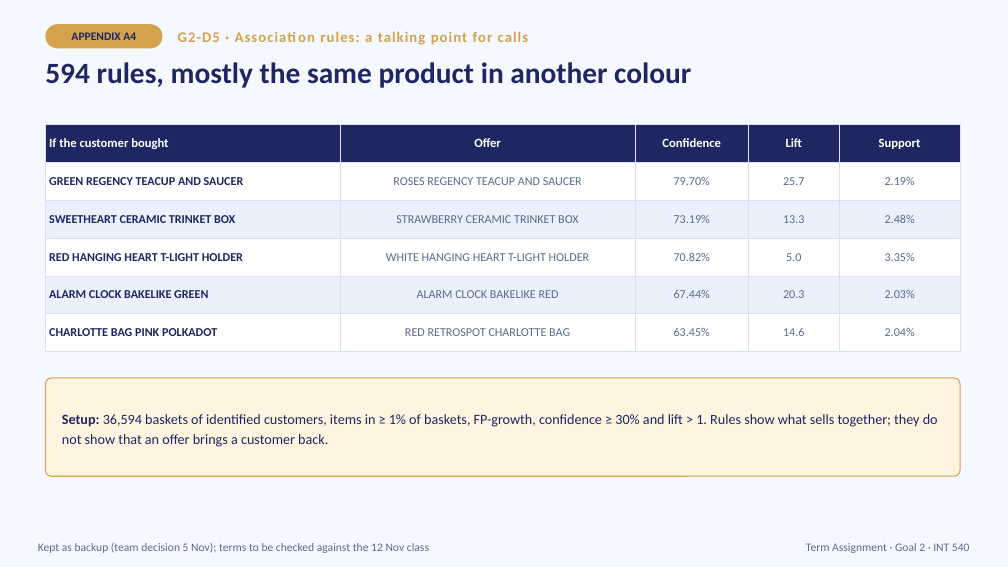
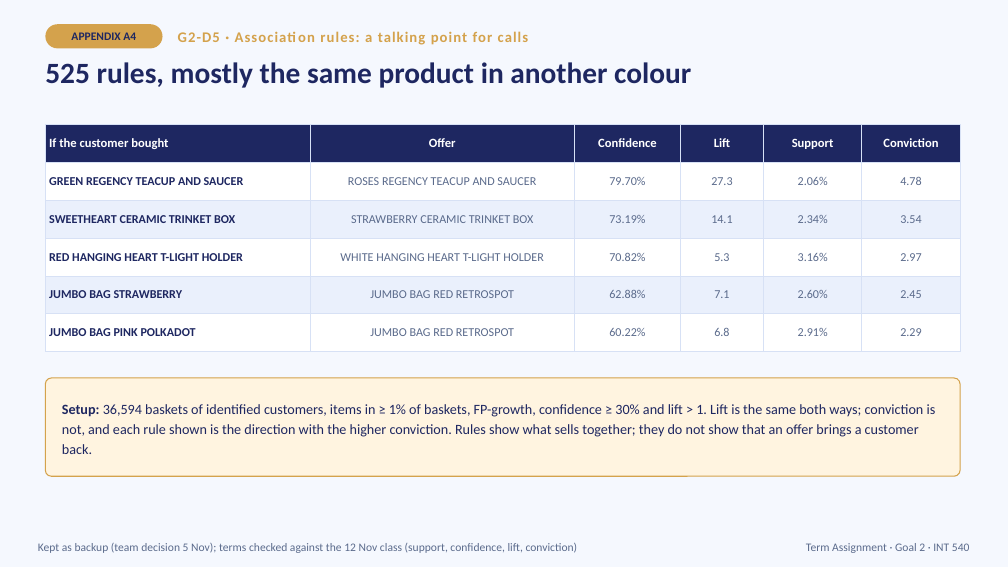
Before and after one commit to porrab/int540-term-assignment, a slide deck: slide 19 of slides/G2-presentation.pptx. Drawn at 1008x567 pixels with LibreOffice and Linux fonts; fonts in the diff are those of the drawing. Boxes give left, top, right and bottom in pixels: in the first picture for what was removed or moved away, otherwise in the second. Text is boxed around its words. In the diff, an @@ line names an element or a change of style, - is before the commit and + after.

```diff
--- a/slides/G2-presentation.pptx
+++ b/slides/G2-presentation.pptx
@@ text at (45,62,691,88): text changed @@
-594 rules, mostly the same product in another colour
+525 rules, mostly the same product in another colour
@@ table at (45,125,960,340) @@
-column 1: If the customer bought | GREEN REGENCY TEACUP AND SAUCER | SWEETHEART CERAMIC TRINKET BOX | RED HANGING HEART T-LIGHT HOLDER | ALARM CLOCK BAKELIKE GREEN | CHARLOTTE BAG PINK POLKADOT
-column 2: Offer | ROSES REGENCY TEACUP AND SAUCER | STRAWBERRY CERAMIC TRINKET BOX | WHITE HANGING HEART T-LIGHT HOLDER | ALARM CLOCK BAKELIKE RED | RED RETROSPOT CHARLOTTE BAG
-column 3: Confidence | 79.70% | 73.19% | 70.82% | 67.44% | 63.45%
-column 4: Lift | 25.7 | 13.3 | 5.0 | 20.3 | 14.6
-column 5: Support | 2.19% | 2.48% | 3.35% | 2.03% | 2.04%
+column 1: If the customer bought | GREEN REGENCY TEACUP AND SAUCER | SWEETHEART CERAMIC TRINKET BOX | RED HANGING HEART T-LIGHT HOLDER | JUMBO BAG STRAWBERRY | JUMBO BAG PINK POLKADOT
+column 2: Offer | ROSES REGENCY TEACUP AND SAUCER | STRAWBERRY CERAMIC TRINKET BOX | WHITE HANGING HEART T-LIGHT HOLDER | JUMBO BAG RED RETROSPOT | JUMBO BAG RED RETROSPOT
+column 3: Confidence | 79.70% | 73.19% | 70.82% | 62.88% | 60.22%
+column 4: Lift | 27.3 | 14.1 | 5.3 | 7.1 | 6.8
+column 5: Support | 2.06% | 2.34% | 3.16% | 2.60% | 2.91%
+column 6: Conviction | 4.78 | 3.54 | 2.97 | 2.45 | 2.29
@@ text at (62,404,936,454): text changed @@
-Setup: 36,594 baskets of identified customers, items in ≥ 1% of baskets, FP-growth, confidence ≥ 30% and lift > 1. Rules show what sells together; they do not show that an offer brings a customer back.
+Setup: 36,594 baskets of identified customers, items in ≥ 1% of baskets, FP-growth, confidence ≥ 30% and lift > 1. Lift is the same both ways; conviction is not, and each rule shown is the direction with the higher conviction. Rules show what sells together; they do not show that an offer brings a customer back.
@@ text at (38,543,578,553): text changed @@
-Kept as backup (team decision 5 Nov); terms to be checked against the 12 Nov class
+Kept as backup (team decision 5 Nov); terms checked against the 12 Nov class (support, confidence, lift, conviction)
```
Also in this commit, not shown: 9 other files.
